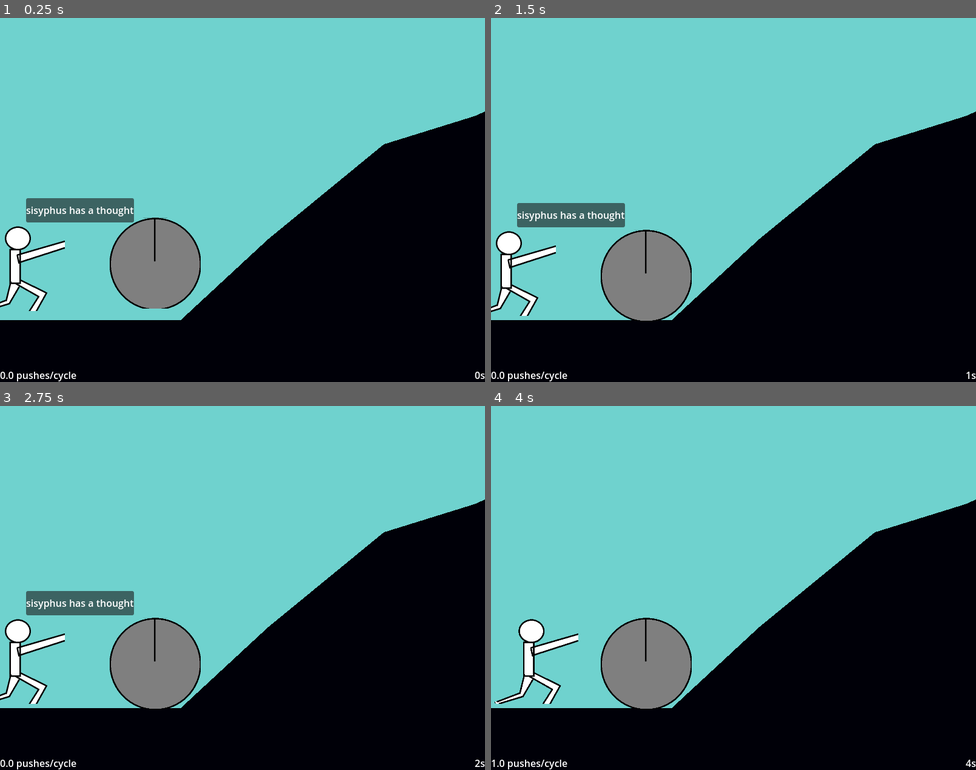
Above: before the commit, frames 1-4 (two rows, left to right).
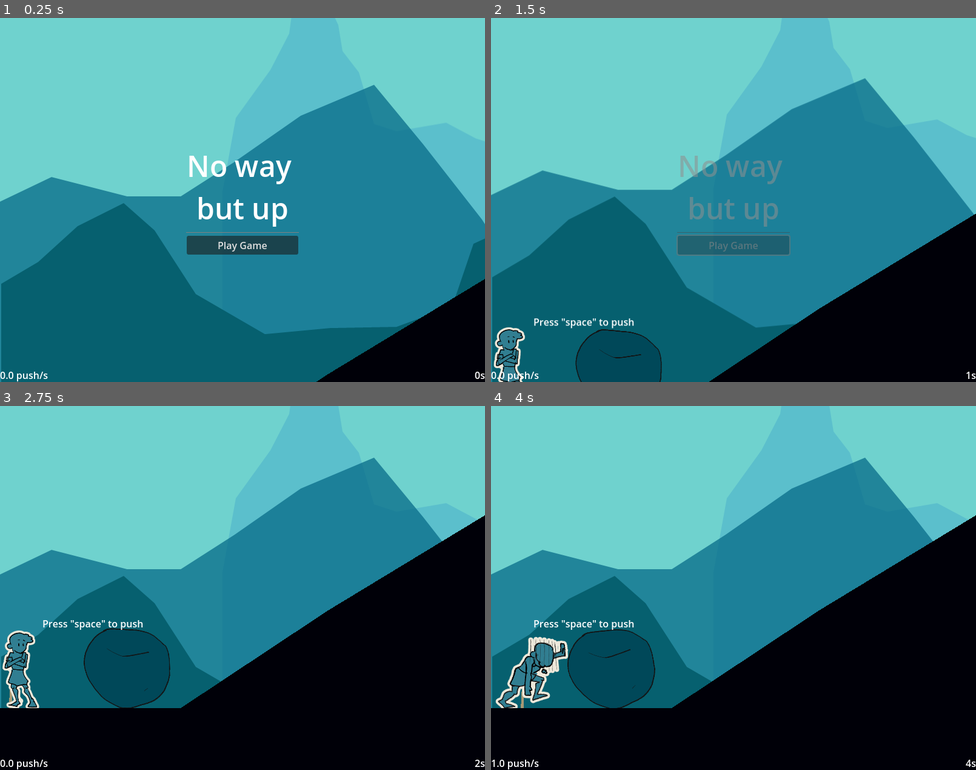
Above: after the commit, the same moments.

Repository: leonardohcl/sisimulator
Game: Godot game, scene res://scenes/game.tscn
The game is run twice, just before and just after one commit, with the same random seed, the same clock (stepped at 60 frames per second) and the same inputs.
Inputs (mouse positions are in pixels of both pictures, inside the frame that each line leads up to):
- Up to frame 1 (0.25 s): no input
- Up to frame 2 (1.5 s): click (733, 243) at 0.5 s, where only the run after the commit has a clickable "Play Game"; click (733, 243) at 1.25 s, where only the run after the commit has a clickable "Play Game"
- Up to frame 3 (2.75 s): click (242, 631) at 2 s, where only the run after the commit has a clickable "Play Game"
- Up to frame 4 (4 s): tap Space at 2.75, 3.5 s; tap Right (Push) at 2.85, 3.6 s

The runs differ from the first frame. In frame 1, 58% of the frame differs, in the area x 0-100%, y 18-100%; in frame 2, 52%; in frame 3, 33%; in frame 4, 33%.

Commit message:
improve graphics

Diff:
--- a/scenes/bolder.tscn
+++ b/scenes/bolder.tscn
@@ -1,10 +1,13 @@
-[gd_scene load_steps=4 format=3 uid="uid://0u14cb06hmf5"]
+[gd_scene load_steps=5 format=3 uid="uid://0u14cb06hmf5"]
 
 [ext_resource type="Script" uid="uid://3wtthroiedso" path="res://scripts/bolder.gd" id="1_b6y0i"]
-[ext_resource type="Texture2D" uid="uid://d2wpcbuu3ryca" path="res://images/bolder.png" id="1_or0et"]
+[ext_resource type="Texture2D" uid="uid://cywoqd8r14bnr" path="res://images/boulder.png" id="2_b6y0i"]
 
 [sub_resource type="CircleShape2D" id="CircleShape2D_b6y0i"]
-radius = 74.0
+radius = 59.0085
+
+[sub_resource type="CircleShape2D" id="CircleShape2D_w6ugt"]
+radius = 66.0
 
 [node name="Bolder" type="RigidBody2D"]
 collision_layer = 2
@@ -14,7 +17,12 @@
 [node name="Sprite" type="Sprite2D" parent="."]
 unique_name_in_owner = true
 scale = Vector2(0.5, 0.5)
-texture = ExtResource("1_or0et")
+texture = ExtResource("2_b6y0i")
 
 [node name="CollisionShape2D" type="CollisionShape2D" parent="."]
+position = Vector2(-13, -7)
 shape = SubResource("CircleShape2D_b6y0i")
+
+[node name="CollisionShape2D2" type="CollisionShape2D" parent="."]
+position = Vector2(6, 1)
+shape = SubResource("CircleShape2D_w6ugt")
--- a/scenes/dialog_manager.tscn
+++ b/scenes/dialog_manager.tscn
@@ -1,6 +1,20 @@
-[gd_scene load_steps=2 format=3 uid="uid://b8g85bylulksd"]
+[gd_scene load_steps=6 format=3 uid="uid://b8g85bylulksd"]
 
 [ext_resource type="Script" uid="uid://bf1njvgj1srpn" path="res://scripts/dialog_manager.gd" id="1_0fik5"]
+[ext_resource type="Texture2D" uid="uid://cikvbw5y5gei4" path="res://images/pattern.jpg" id="2_ybr4o"]
+
+[sub_resource type="StyleBoxEmpty" id="StyleBoxEmpty_ybr4o"]
+
+[sub_resource type="StyleBoxFlat" id="StyleBoxFlat_m88cy"]
+bg_color = Color(1, 1, 1, 1)
+
+[sub_resource type="Theme" id="Theme_ig1yv"]
+Button/colors/font_color = Color(0, 0, 0, 1)
+Button/colors/font_hover_color = Color(0.403922, 0.639216, 0.639216, 1)
+Button/styles/normal = SubResource("StyleBoxEmpty_ybr4o")
+FlatButton/colors/font_color = Color(0, 0, 0.0352941, 1)
+Label/colors/font_color = Color(0, 0, 0.0352941, 1)
+PanelContainer/styles/panel = SubResource("StyleBoxFlat_m88cy")
 
 [node name="Dialog Manager" type="CenterContainer"]
 anchors_preset = 15
@@ -8,34 +22,77 @@
 anchor_bottom = 1.0
 grow_horizontal = 2
 grow_vertical = 2
+theme = SubResource("Theme_ig1yv")
 script = ExtResource("1_0fik5")
 
 [node name="Dialog" type="PanelContainer" parent="."]
 custom_minimum_size = Vector2(200, 100)
 layout_mode = 2
 
-[node name="VBoxContainer" type="VBoxContainer" parent="Dialog"]
+[node name="MarginContainer" type="MarginContainer" parent="Dialog"]
+layout_mode = 2
+theme_override_constants/margin_top = 15
+theme_override_constants/margin_bottom = 15
+
+[node name="VBoxContainer" type="VBoxContainer" parent="Dialog/MarginContainer"]
 layout_mode = 2
 
-[node name="Title" type="Label" parent="Dialog/VBoxContainer"]
+[node name="HBoxContainer" type="HBoxContainer" parent="Dialog/MarginContainer/VBoxContainer"]
+layout_mode = 2
+
+[node name="TextureRect4" type="TextureRect" parent="Dialog/MarginContainer/VBoxContainer/HBoxContainer"]
+layout_mode = 2
+size_flags_horizontal = 0
+size_flags_vertical = 8
+texture = ExtResource("2_ybr4o")
+stretch_mode = 1
+
+[node name="Title" type="Label" parent="Dialog/MarginContainer/VBoxContainer/HBoxContainer"]
 unique_name_in_owner = true
 layout_mode = 2
+theme_override_colors/font_color = Color(0.258824, 0.568627, 0.545098, 1)
 text = "_"
+uppercase = true
 
-[node name="Body" type="Label" parent="Dialog/VBoxContainer"]
+[node name="TextureRect3" type="TextureRect" parent="Dialog/MarginContainer/VBoxContainer/HBoxContainer"]
+custom_minimum_size = Vector2(20, 0)
+layout_mode = 2
+size_flags_horizontal = 3
+size_flags_vertical = 8
+texture = ExtResource("2_ybr4o")
+stretch_mode = 1
+
+[node name="MarginContainer" type="MarginContainer" parent="Dialog/MarginContainer/VBoxContainer"]
+layout_mode = 2
+theme_override_constants/margin_left = 15
+theme_override_constants/margin_right = 15
+
+[node name="Body" type="Label" parent="Dialog/MarginContainer/VBoxContainer/MarginContainer"]
 unique_name_in_owner = true
 layout_mode = 2
 size_flags_vertical = 3
 
-[node name="Actions Wrapper" type="HBoxContainer" parent="Dialog/VBoxContainer"]
+[node name="MarginContainer2" type="MarginContainer" parent="Dialog/MarginContainer/VBoxContainer"]
+layout_mode = 2
+theme_override_constants/margin_left = 15
+theme_override_constants/margin_right = 15
+
+[node name="Actions Wrapper" type="HBoxContainer" parent="Dialog/MarginContainer/VBoxContainer/MarginContainer2"]
 unique_name_in_owner = true
 layout_mode = 2
+theme_override_constants/separation = 8
 alignment = 2
 
-[node name="Close Button" type="Button" parent="Dialog/VBoxContainer/Actions Wrapper"]
+[node name="Close Button" type="Button" parent="Dialog/MarginContainer/VBoxContainer/MarginContainer2/Actions Wrapper"]
 unique_name_in_owner = true
 layout_mode = 2
-theme_type_variation = &"FlatButton"
 text = "close"
 
-[connection signal="pressed" from="Dialog/VBoxContainer/Actions Wrapper/Close Button" to="." method="_on_close_button_pressed"]
+[node name="TextureRect2" type="TextureRect" parent="Dialog/MarginContainer/VBoxContainer"]
+custom_minimum_size = Vector2(20, 0)
+layout_mode = 2
+size_flags_horizontal = 3
+texture = ExtResource("2_ybr4o")
+stretch_mode = 1
+
+[connection signal="pressed" from="Dialog/MarginContainer/VBoxContainer/MarginContainer2/Actions Wrapper/Close Button" to="." method="_on_close_button_pressed"]
--- a/scenes/game.tscn
+++ b/scenes/game.tscn
@@ -1,7 +1,10 @@
-[gd_scene load_steps=6 format=3 uid="uid://bsx2dkyhdb32x"]
+[gd_scene load_steps=9 format=3 uid="uid://bsx2dkyhdb32x"]
 
 [ext_resource type="Script" uid="uid://dke2to43ulhxl" path="res://scripts/game.gd" id="1_uwrxv"]
+[ext_resource type="Texture2D" uid="uid://bbg784k451q4n" path="res://images/parallax1.png" id="2_p57ef"]
+[ext_resource type="Texture2D" uid="uid://dmqfo1cx5etv3" path="res://images/parallax2.png" id="2_u5sy4"]
 [ext_resource type="PackedScene" uid="uid://cy871hf2r6sql" path="res://scenes/mountain.tscn" id="2_yqjtg"]
+[ext_resource type="Texture2D" uid="uid://bp52eqf546n22" path="res://images/parallax3.png" id="3_0tnpc"]
 [ext_resource type="PackedScene" uid="uid://ci1c4yye26i75" path="res://scenes/sisyphus.tscn" id="3_lnu2h"]
 [ext_resource type="PackedScene" uid="uid://0u14cb06hmf5" path="res://scenes/bolder.tscn" id="4_lbhrr"]
 [ext_resource type="PackedScene" uid="uid://b8g85bylulksd" path="res://scenes/dialog_manager.tscn" id="5_iywne"]
@@ -9,14 +12,65 @@
 [node name="Game" type="Node"]
 script = ExtResource("1_uwrxv")
 
-[node name="Mountain" parent="." instance=ExtResource("2_yqjtg")]
+[node name="Camera" type="Camera2D" parent="."]
+process_mode = 3
+position = Vector2(2, 50)
+limit_left = 0
+limit_bottom = 600
+limit_smoothed = true
+drag_horizontal_enabled = true
+drag_vertical_enabled = true
+
+[node name="Game Core" type="Node" parent="."]
+
+[node name="Background" type="Node2D" parent="Game Core"]
+z_index = -2
+
+[node name="Parallax2D2" type="Parallax2D" parent="Game Core/Background"]
+scroll_scale = Vector2(0.001, 0.05)
+
+[node name="Sprite2D" type="Sprite2D" parent="Game Core/Background/Parallax2D2"]
+position = Vector2(817, 248)
+texture = ExtResource("3_0tnpc")
+
+[node name="Parallax2D3" type="Parallax2D" parent="Game Core/Background"]
+scroll_scale = Vector2(0.025, 0.1)
+
+[node name="Sprite2D" type="Sprite2D" parent="Game Core/Background/Parallax2D3"]
+self_modulate = Color(0.11, 0.822, 1, 0.745098)
+position = Vector2(423, 249)
+texture = ExtResource("2_u5sy4")
+
+[node name="Parallax2D" type="Parallax2D" parent="Game Core/Background"]
+scroll_scale = Vector2(0.1, 0.1)
+
+[node name="Sprite2D" type="Sprite2D" parent="Game Core/Background/Parallax2D"]
+self_modulate = Color(0.19, 1, 0.973, 1)
+position = Vector2(452, 249)
+texture = ExtResource("2_p57ef")
+
+[node name="Bolder" parent="Game Core" instance=ExtResource("4_lbhrr")]
+unique_name_in_owner = true
+position = Vector2(211, 437)
+
+[node name="Sisyphus" parent="Game Core" instance=ExtResource("3_lnu2h")]
+unique_name_in_owner = true
+position = Vector2(34, 431)
+
+[node name="Mountain" parent="Game Core" instance=ExtResource("2_yqjtg")]
+unique_name_in_owner = true
 position = Vector2(-2, 498)
+max_slopes = 20
+blocks_count = 10
+max_block_size = 500.0
+max_block_angle = 35.0
 
-[node name="Bolder" parent="." instance=ExtResource("4_lbhrr")]
-position = Vector2(256, 376)
-
-[node name="Sisyphus" parent="." instance=ExtResource("3_lnu2h")]
-position = Vector2(32, 403)
+[node name="Label" type="Label" parent="Game Core"]
+offset_left = 70.0
+offset_top = 347.0
+offset_right = 237.0
+offset_bottom = 370.0
+text = "Press \"space\" to push"
 
 [node name="UI" type="CanvasLayer" parent="."]
 process_mode = 3
@@ -29,7 +83,7 @@
 offset_top = -23.0
 offset_right = 118.0
 grow_vertical = 0
-text = "0 pushes/cycle"
+text = "0 push/s"
 
 [node name="Time Label" type="Label" parent="UI"]
 unique_name_in_owner = true
@@ -48,3 +102,31 @@
 [node name="Dialog Manager" parent="UI" instance=ExtResource("5_iywne")]
 unique_name_in_owner = true
 visible = false
+
+[node name="Menu" type="CenterContainer" parent="UI"]
+unique_name_in_owner = true
+anchors_preset = 15
+anchor_right = 1.0
+anchor_bottom = 1.0
+grow_horizontal = 2
+grow_vertical = 2
+
+[node name="VBoxContainer" type="VBoxContainer" parent="UI/Menu"]
+layout_mode = 2
+
+[node name="Label" type="Label" parent="UI/Menu/VBoxContainer"]
+layout_mode = 2
+theme_override_font_sizes/font_size = 48
+text = "No way
+but up"
+horizontal_alignment = 1
+
+[node name="HSeparator" type="HSeparator" parent="UI/Menu/VBoxContainer"]
+layout_mode = 2
+
+[node name="Start Game Button" type="Button" parent="UI/Menu/VBoxContainer"]
+layout_mode = 2
+text = "Play Game
+"
+
+[connection signal="pressed" from="UI/Menu/VBoxContainer/Start Game Button" to="." method="_on_start_game_button_pressed"]
--- a/scenes/sisyphus.tscn
+++ b/scenes/sisyphus.tscn
@@ -1,7 +1,68 @@
-[gd_scene load_steps=5 format=3 uid="uid://ci1c4yye26i75"]
+[gd_scene load_steps=8 format=3 uid="uid://ci1c4yye26i75"]
 
-[ext_resource type="Texture2D" uid="uid://bl22abl4fxn2h" path="res://images/sisyphus.png" id="1_b0x87"]
 [ext_resource type="Script" uid="uid://x5vybq43iwdu" path="res://scripts/sisyphus.gd" id="1_o7kd7"]
+[ext_resource type="Texture2D" uid="uid://ci5yen7rdwcr1" path="res://images/spritesheet.png" id="2_o7kd7"]
+
+[sub_resource type="Animation" id="Animation_xkhxw"]
+length = 0.001
+tracks/0/type = "value"
+tracks/0/imported = false
+tracks/0/enabled = true
+tracks/0/path = NodePath(".:position")
+tracks/0/interp = 1
+tracks/0/loop_wrap = true
+tracks/0/keys = {
+"times": PackedFloat32Array(0),
+"transitions": PackedFloat32Array(1),
+"update": 0,
+"values": [Vector2(0, 0)]
+}
+tracks/1/type = "value"
+tracks/1/imported = false
+tracks/1/enabled = true
+tracks/1/path = NodePath(".:rotation")
+tracks/1/interp = 1
+tracks/1/loop_wrap = true
+tracks/1/keys = {
+"times": PackedFloat32Array(0),
+"transitions": PackedFloat32Array(1),
+"update": 0,
+"values": [0.0]
+}
+
+[sub_resource type="Animation" id="Animation_o7kd7"]
+resource_name = "Shaky"
+loop_mode = 2
+tracks/0/type = "value"
+tracks/0/imported = false
+tracks/0/enabled = true
+tracks/0/path = NodePath(".:position")
+tracks/0/interp = 1
+tracks/0/loop_wrap = true
+tracks/0/keys = {
+"times": PackedFloat32Array(0, 0.26, 0.49, 0.74, 1),
+"transitions": PackedFloat32Array(1, 1, 1, 1, 1),
+"update": 0,
+"values": [Vector2(0, 0), Vector2(-1.061, -1), Vector2(-2, 0), Vector2(0.451, 1), Vector2(3, 0)]
+}
+tracks/1/type = "value"
+tracks/1/imported = false
+tracks/1/enabled = true
+tracks/1/path = NodePath(".:rotation")
+tracks/1/interp = 1
+tracks/1/loop_wrap = true
+tracks/1/keys = {
+"times": PackedFloat32Array(0, 0.37, 0.81),
+"transitions": PackedFloat32Array(1, 1, 1),
+"update": 0,
+"values": [0.0, 0.13439, -0.0314159]
+}
+
+[sub_resource type="AnimationLibrary" id="AnimationLibrary_qkx22"]
+_data = {
+&"RESET": SubResource("Animation_xkhxw"),
+&"Shaky": SubResource("Animation_o7kd7")
+}
 
 [sub_resource type="CircleShape2D" id="CircleShape2D_o7kd7"]
 radius = 28.0045
@@ -19,30 +80,43 @@
 platform_on_leave = 2
 script = ExtResource("1_o7kd7")
 
-[node name="Sisyphus" type="Sprite2D" parent="."]
+[node name="Sprite" type="Sprite2D" parent="."]
+unique_name_in_owner = true
 scale = Vector2(0.5, 0.5)
-texture = ExtResource("1_b0x87")
+texture = ExtResource("2_o7kd7")
+hframes = 2
+vframes = 2
 
-[node name="Camera2D" type="Camera2D" parent="."]
-limit_left = 0
-limit_bottom = 600
+[node name="AnimationPlayer" type="AnimationPlayer" parent="Sprite"]
+libraries = {
+&"": SubResource("AnimationLibrary_qkx22")
+}
+autoplay = "Shaky"
+
+[node name="Polygon2D" type="Polygon2D" parent="Sprite"]
+z_index = -1
+position = Vector2(-30, 40)
+rotation = -0.00286636
+color = Color(0.653751, 0.602912, 0.462085, 1)
+polygon = PackedVector2Array(0, 225, 9, 225, 9, 0, 0, 0)
 
 [node name="Feet Collider" type="CollisionShape2D" parent="."]
-position = Vector2(0, 54)
+position = Vector2(-23, 30)
 shape = SubResource("CircleShape2D_o7kd7")
 
 [node name="Hand Collider" type="CollisionShape2D" parent="."]
-position = Vector2(34, -44)
+position = Vector2(18, -34)
 shape = SubResource("CircleShape2D_xkhxw")
 debug_color = Color(0.288528, 0.615513, 0.391458, 0.42)
 
 [node name="Tought Bubble" type="PanelContainer" parent="."]
 unique_name_in_owner = true
 visible = false
-offset_left = 11.0
-offset_top = -111.0
-offset_right = 110.0
-offset_bottom = -71.0
+z_index = 1
+offset_left = -130.0
+offset_top = -80.0
+offset_right = -31.0
+offset_bottom = -40.0
 
 [node name="Tought Label" type="Label" parent="Tought Bubble"]
 unique_name_in_owner = true
--- a/scripts/bolder.gd
+++ b/scripts/bolder.gd
@@ -2,3 +2,7 @@
 class_name Bolder
 
 @onready var sprite: Sprite2D = %Sprite
+
+
+func set_imovable(is_imovable:bool):
+	set_deferred("freeze", is_imovable)
--- a/scripts/dialog_manager.gd
+++ b/scripts/dialog_manager.gd
@@ -16,6 +16,7 @@
 func _close_dialog():
 	visible = false
 	dialog_closed.emit()
+	_clear_options()
 
 func _open_dialog():
 	visible = true
@@ -40,6 +41,7 @@
 func ask(display_name: String, content: String, options: Array[String]) -> int:
 	for idx in options.size():
 		var btn = Button.new()
+		btn.flat = true
 		btn.text = options[idx]
 		btn.pressed.connect(func (): _answer_question(idx))
 		actions_wrapper.add_child(btn)
--- a/scripts/game.gd
+++ b/scripts/game.gd
@@ -3,15 +3,17 @@
 
 var ellapsed_seconds := 0
 
-@onready var sisyphus: Node2D = $Sisyphus
-@onready var bolder: Bolder = $Bolder
-@onready var mountain: Mountain = $Mountain
+@onready var sisyphus: Node2D = %Sisyphus
+@onready var bolder: Bolder = %Bolder
+@onready var mountain: Mountain = %Mountain
 @onready var average_label: Label = %"Average Label"
 @onready var time_label: Label = %"Time Label"
 @onready var dialog_manager:DialogManager = %"Dialog Manager"
+@onready var camera: Camera2D = $Camera
+@onready var menu: CenterContainer = %Menu
 
 func set_paused(is_paused := true):
-	get_tree().paused = is_paused
+	$"Game Core".set_deferred("process_mode", Node.PROCESS_MODE_DISABLED if is_paused else Node.PROCESS_MODE_INHERIT)
 
 func _ready() -> void:
 	_update_average_label()
@@ -19,7 +21,7 @@
 	_start_time_tracking()
 	_start_dialog_handling()
 	_start_mountain_control()
-	_thought()
+	set_paused(true)
 
 func _start_mountain_control():
 	mountain.slope_created.connect(_handle_new_slope_created)
@@ -44,7 +46,7 @@
 	add_child(timer)
 
 func _update_average_label():
-	average_label.text = "%.1f pushes/cycle" % PushCounter.average()
+	average_label.text = "%.1f push/s" % PushCounter.average()
 
 func _add_second():
 	ellapsed_seconds += 1
@@ -57,27 +59,47 @@
 	bolder.mass = 1
 
 func _receive_energy():
-	if randf() > 0.5:
-		print("real redbull")
-		sisyphus.strength = 60
-		await get_tree().create_timer(4).timeout
+	var ans = await dialog_manager.ask("Energy drink man", "Want a sip?", ["yes", "no"])
+	if ans == 0:
+		if randf() > 0.5:
+			print("real redbull")
+			sisyphus.strength = 60
+			await get_tree().create_timer(4).timeout
+		else:
+			print("fake redbull")
+			# show failed msg?
+
+func animate_bird(is_arriving: bool):
+	if is_arriving:
+		print("heavy ahh bird")
+		var bird = Label.new()
+		bird.text = "🐦‍"
+		bolder.add_child(bird)
 	else:
-		print("fake redbull")
-		# show failed msg?
+		print("bird flew")
+		for child in bolder.get_children():
+			if child is Label:
+				child.queue_free()
+
 
 func _set_bird():
-	print("heavy ahh bird")
-	bolder.mass = 5
+	bolder.set_imovable(true)
+	animate_bird(true)
 	for i in 5:
 		await PushCounter.push_added
-	print("bird flew")
-	bolder.mass = 1
+	animate_bird(false)
+	bolder.set_imovable(false)
 
 func _thought():
 	sisyphus.think("sisyphus has a thought", 3.0)
 
 func _generate_rand_event() -> Callable:
-	var events = [_start_rain, _receive_energy, _set_bird, _thought] #_cerberus, _persephone, _orpheus, _sleep, _reach_top]
+	var events = [
+		_start_rain,
+		_receive_energy,
+		_set_bird,
+		_thought
+	] #_cerberus, _persephone, _orpheus, _sleep, _reach_top]
 	return events.pick_random()
 
 ## Does something when a new mountain section (Slope) is created
@@ -86,3 +108,15 @@
 	var event = _generate_rand_event()
 	var trigger = slope.add_trigger_at(randf())
 	trigger.triggered.connect(event)
+
+
+func _on_start_game_button_pressed() -> void:
+	var duration = 2.0
+	var tween = get_tree().create_tween()
+	tween.parallel().tween_property(menu, "modulate", Color(0,0,0,0), duration)
+	tween.parallel().tween_property(camera, "global_position", sisyphus.global_position, duration)
+	await tween.finished
+	camera.reparent(bolder)
+	camera.position = Vector2.ZERO
+	menu.visible = false
+	set_paused(false)
--- a/scripts/push_counter.gd
+++ b/scripts/push_counter.gd
@@ -15,6 +15,9 @@
 func average() -> float:
 	if !_cycles: return 0
 	return float(_total_pushes)/float(_cycles)
+
+func time_left_for_clear() -> float:
+	return _timer.time_left
 
 func _ready() -> void:
 	_create_timer()
--- a/scripts/sisyphus.gd
+++ b/scripts/sisyphus.gd
@@ -1,11 +1,23 @@
 extends CharacterBody2D
 class_name Sisiphus
 
+enum ANIMATION {
+	Idle,
+	Walk,
+	Push,
+	Stand
+}
+
 const GRAVITY_FORCE := 20.0
+
+@onready var sprite: Sprite2D = %Sprite
 
 ## Strength applied to collisions per push
 @export var strength := 30.0
 @export var speed := 100.0
+
+var _is_in_slope := false
+var _is_pushing := false
 
 func think(content: String, duration := 5.0):
 	if %"Tought Bubble".visible: return
@@ -13,6 +25,16 @@
 	%"Tought Bubble".visible = true
 	await get_tree().create_timer(duration).timeout
 	%"Tought Bubble".visible = false
+
+func _update_sprite():
+	var just_stopped = PushCounter.time_left_for_clear() > 0.9
+	if _is_pushing:
+		sprite.frame = ANIMATION.Push if PushCounter.amount() > 0 and !just_stopped else ANIMATION.Stand
+	else:
+		sprite.frame = ANIMATION.Walk if PushCounter.amount() > 0 else ANIMATION.Idle
+
+func _process(_delta:float):
+	_update_sprite()
 
 func _physics_process(_delta: float) -> void:
 	_move()
@@ -30,3 +52,6 @@
 		var node = collision.get_collider()
 		if node is Bolder:
 			node.apply_central_impulse(-collision.get_normal() * strength)
+			_is_pushing = true
+		elif node is Ground:
+			_is_in_slope = collision.get_angle() >= 0.1
Not shown, added: export_presets.cfg
Binary file added: images/boulder.png
Not shown, added: images/boulder.png.import
Binary file added: images/parallax1.png
Not shown, added: images/parallax1.png.import
Binary file added: images/parallax2.png
Not shown, added: images/parallax2.png.import
Binary file added: images/parallax3.png
Not shown, added: images/parallax3.png.import
Binary file added: images/pattern.jpg
Not shown, added: images/pattern.jpg.import
Binary file added: images/spritesheet.png
(and 2 more such lines)
